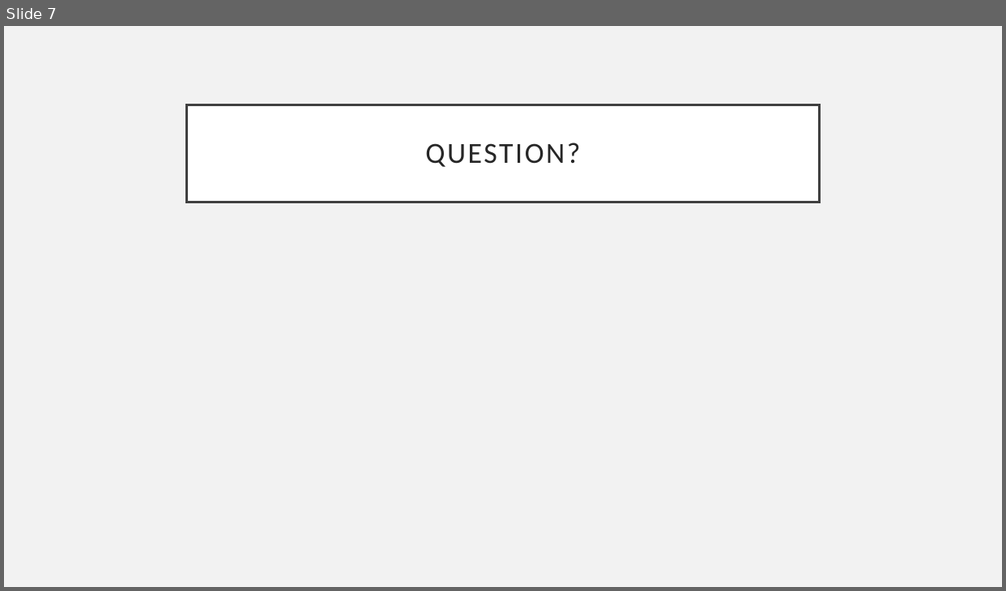
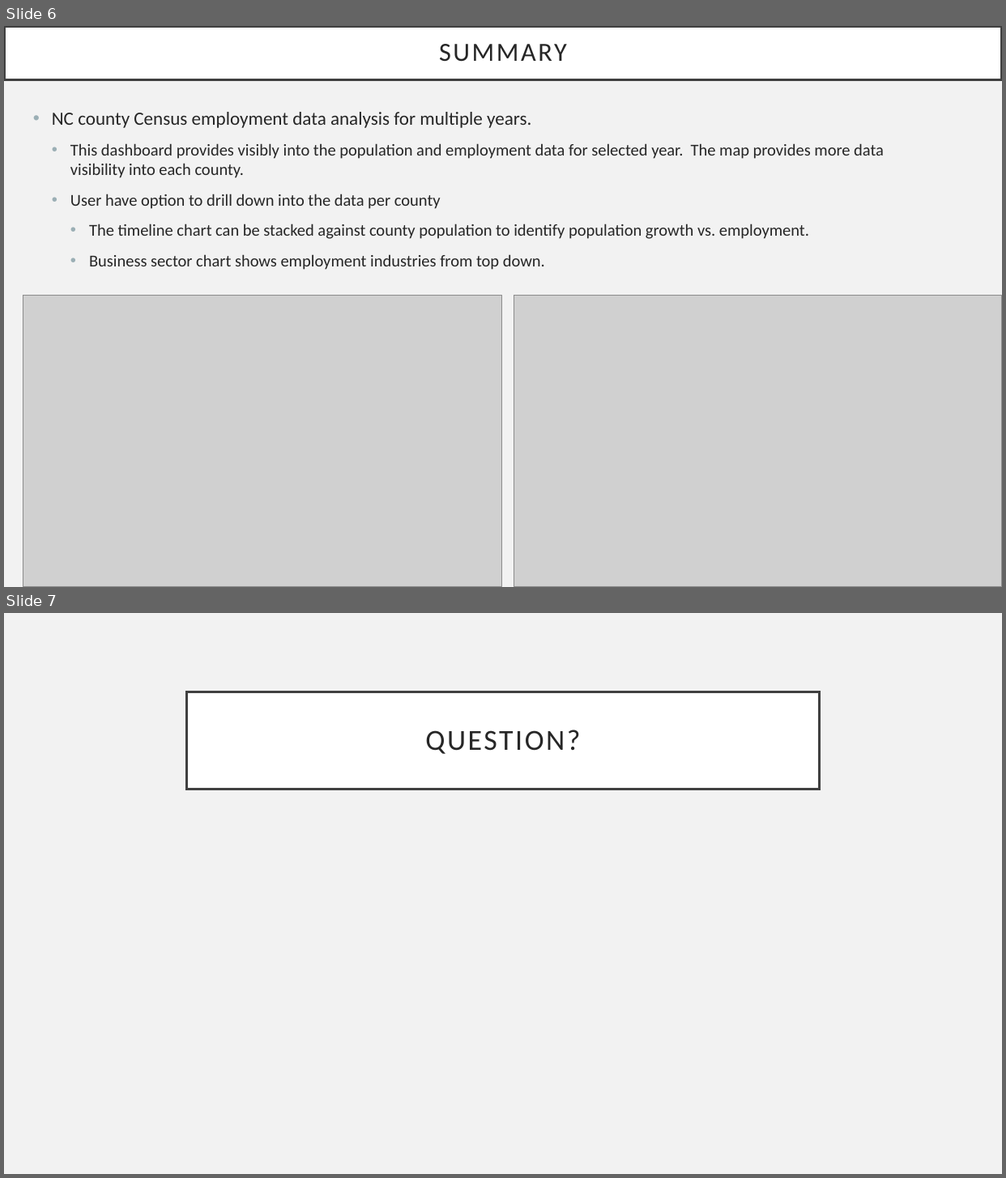
Before and after one commit to ejlee127/NC-County-Statistics, a slide deck: proposal/NC Census Data analysis 10-06.pptx. Shown one above the other, each under a label of ours: slide 7 before the commit, slides 6 and 7 after it. The pictures are 1006x591 and 1006x1178 pixels, drawn with LibreOffice and Linux fonts; fonts in the diff are those of the drawing; grey boxes stand for pictures. Boxes give left, top, right and bottom in pixels: in the first picture for what was removed or moved away, otherwise in the second. Text is boxed around its words. In the diff, an @@ line names an element or a change of style, - is before the commit and + after.

```diff
--- a/proposal/NC Census Data analysis 10-06.pptx
+++ b/proposal/NC Census Data analysis 10-06.pptx
@@ slide 6 added at (4, 26, 1002, 587), background #F2F2F2 @@
@@ title added at (4, 26, 1002, 80), fill #FFFFFF, outline #404040 2.5 pt, 25.2 pt, text #262626 @@
+SUMMARY
@@ text added at (52, 112, 884, 270), 16 pt, text #262626 @@
+• NC county Census employment data analysis for multiple years.
+  • This dashboard provides visibly into the population and employment data for selected year. The map provides more data visibility into each county.
+  • User have option to drill down into the data per county
+    • The timeline chart can be stacked against county population to identify population growth vs. employment.
+    • Business sector chart shows employment industries from top down.
@@ picture added at (23, 296, 502, 587) @@
@@ picture added at (513, 296, 1002, 587) @@
```
Also in this commit, not shown: 5 slides changed, 1 slide removed.
